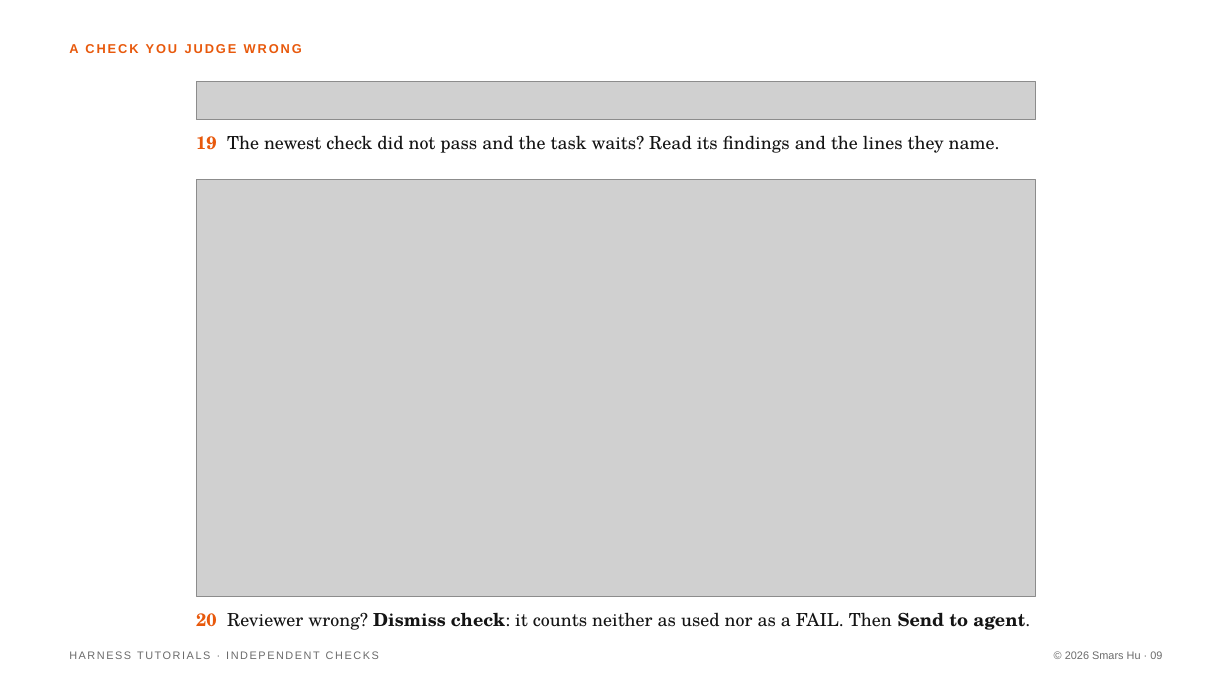
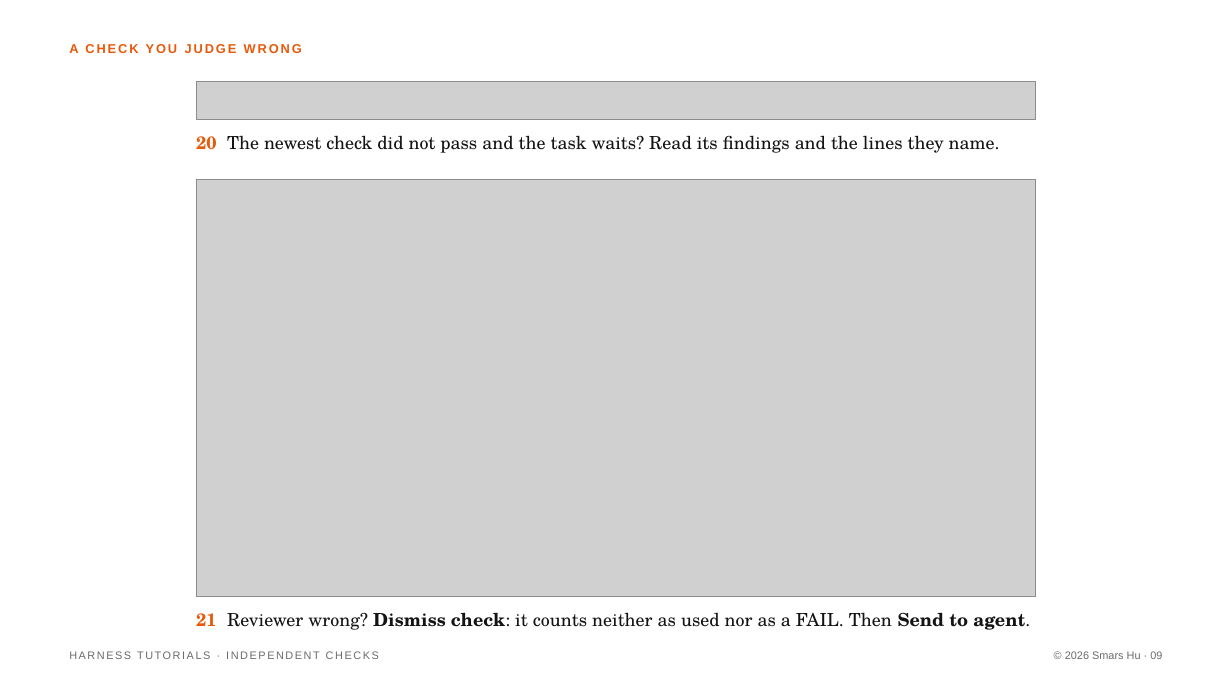
Before and after one commit to Smars-Bin-Hu/ai-exploration, a slide deck: slide 9 of source/tutorials/4_checks.pptx. Drawn at 1232x693 pixels with LibreOffice and Linux fonts; fonts in the diff are those of the drawing; grey boxes stand for pictures. Boxes give left, top, right and bottom in pixels: in the first picture for what was removed or moved away, otherwise in the second. Text is boxed around its words. In the diff, an @@ line names an element or a change of style, - is before the commit and + after.

```diff
--- a/source/tutorials/4_checks.pptx
+++ b/source/tutorials/4_checks.pptx
@@ text at (196,135,1000,153): text changed @@
-19 The newest check did not pass and the task waits? Read its findings and the lines they name.
+20 The newest check did not pass and the task waits? Read its findings and the lines they name.
@@ text at (196,612,1030,630): text changed @@
-20 Reviewer wrong? Dismiss check: it counts neither as used nor as a FAIL. Then Send to agent.
+21 Reviewer wrong? Dismiss check: it counts neither as used nor as a FAIL. Then Send to agent.
```
Also in this commit, not shown: 7 other slides changed, 2 other files.
